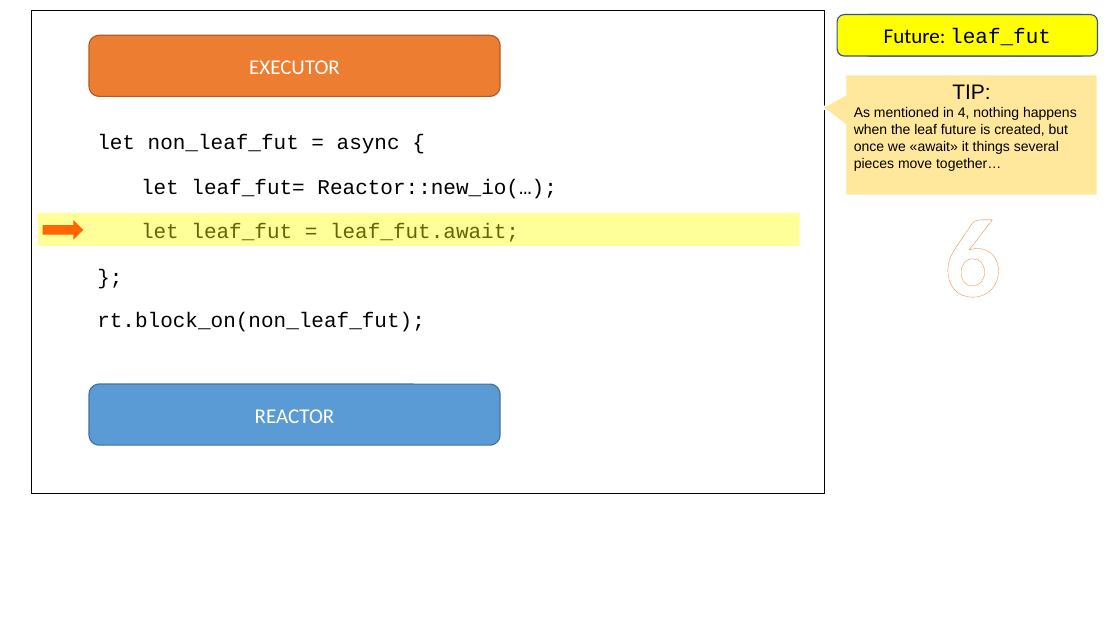
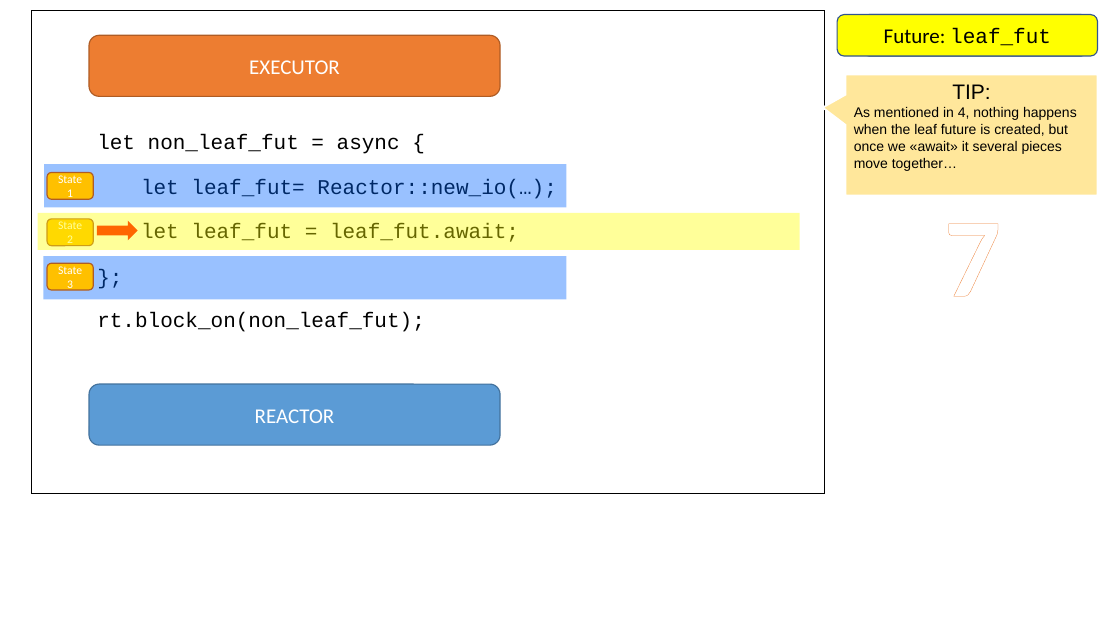
Before and after one commit to pedromfedricci/books-futures-explained, a slide deck: slide 8 of resources/futures_animation.pptx (slide 7 before the commit). Drawn at 1120x630 pixels with LibreOffice and Linux fonts; fonts in the diff are those of the drawing. Boxes give left, top, right and bottom in pixels: in the first picture for what was removed or moved away, otherwise in the second. Text is boxed around its words. In the diff, an @@ line names an element or a change of style, - is before the commit and + after.

```diff
--- a/resources/futures_animation.pptx
+++ b/resources/futures_animation.pptx
@@ text in speech box at [854,107,1077,171]: text changed @@
-As mentioned in 4, nothing happens when the leaf future is created, but once we «await» it things several pieces move together…
+As mentioned in 4, nothing happens when the leaf future is created, but once we «await» it several pieces move together…
@@ rectangle added at [45,164,567,208], fill #0066FF at 40% opacity @@
@@ rounded rectangle added at [47,172,93,199], fill #FFC000, outline #AF5C24 1 pt, 10 pt, text #FFFFFF @@
+State 1
@@ rectangle "let leaf_fut= Reactor::new_io(…);": place and size @@
-rectangle "let leaf_fut= Reactor::new_io(…);" at [141,179,556,199]
+rectangle "let leaf_fut= Reactor::new_io(…);" at [133,170,666,203]
@@ rectangle: place and size @@
-rectangle at [38,213,800,245]
+rectangle at [38,213,800,250]
@@ rounded rectangle added at [47,219,93,246], fill #FFC000, outline #AF5C24 1 pt, 10 pt, text #FFFFFF @@
+State 2
@@ right arrow: place and size @@
-right arrow at [43,222,82,239]
+right arrow at [97,222,137,239]
@@ text at [944,223,1001,297]: text changed @@
-6
+7
@@ rectangle added at [44,256,566,300], fill #0066FF at 40% opacity @@
@@ rounded rectangle added at [47,263,93,290], fill #FFC000, outline #AF5C24 1 pt, 10 pt, text #FFFFFF @@
+State 3
@@ rectangle "rt.block_on(non_leaf_fut);": place and size @@
-rectangle "rt.block_on(non_leaf_fut);" at [97,312,425,332]
+rectangle "rt.block_on(non_leaf_fut);" at [89,302,481,336]
```
Also in this commit, not shown: 14 other slides changed, 2 slides added, 25 other files.
